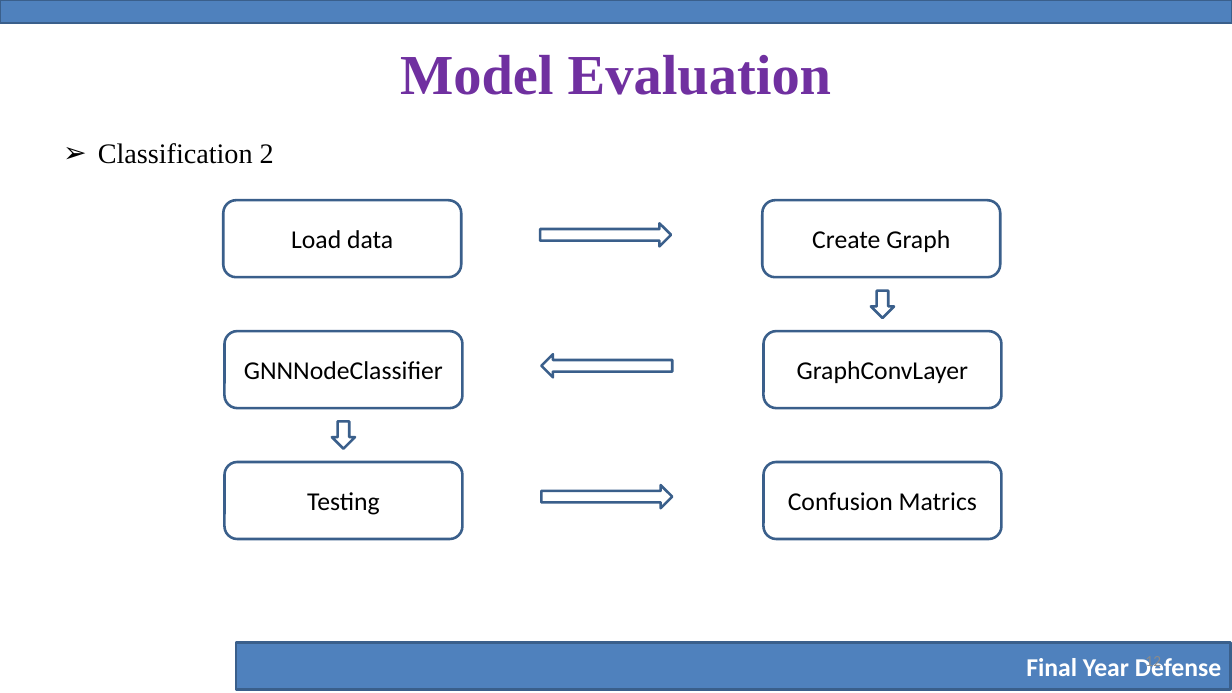
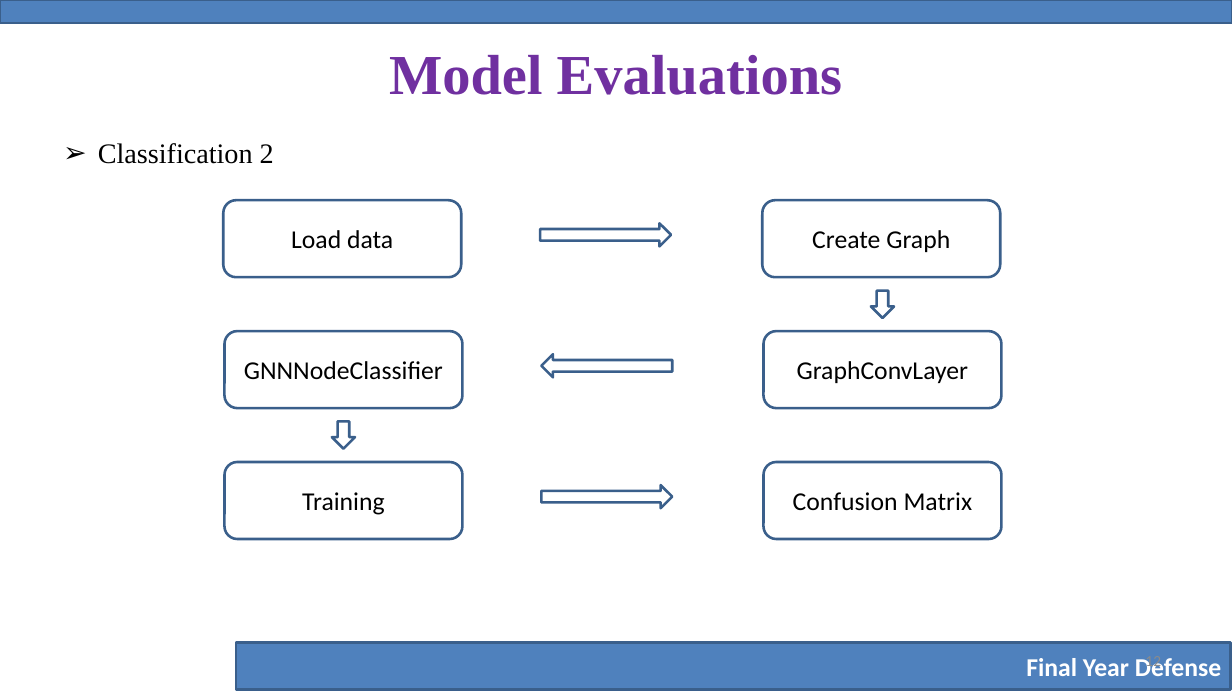
Before and after one commit to cryptic91/ppt, a slide deck: slide 12 of FL23D105 Defense Presentation.pptx. Drawn at 1232x693 pixels with LibreOffice and Linux fonts; fonts in the diff are those of the drawing; background and template pictures are left out. Boxes give left, top, right and bottom in pixels: in the first picture for what was removed or moved away, otherwise in the second. Text is boxed around its words. In the diff, an @@ line names an element or a change of style, - is before the commit and + after.

```diff
--- a/FL23D105 Defense Presentation.pptx
+++ b/FL23D105 Defense Presentation.pptx
@@ title at bbox=[389, 55, 842, 95]: text changed @@
-Model Evaluation
+Model Evaluations
@@ text in rounded rectangle at bbox=[302, 492, 384, 515]: text changed @@
-Testing
+Training
@@ text in rounded rectangle at bbox=[793, 492, 973, 511]: text changed @@
-Confusion Matrics
+Confusion Matrix
```
Also in this commit, not shown: 3 other slides changed.
